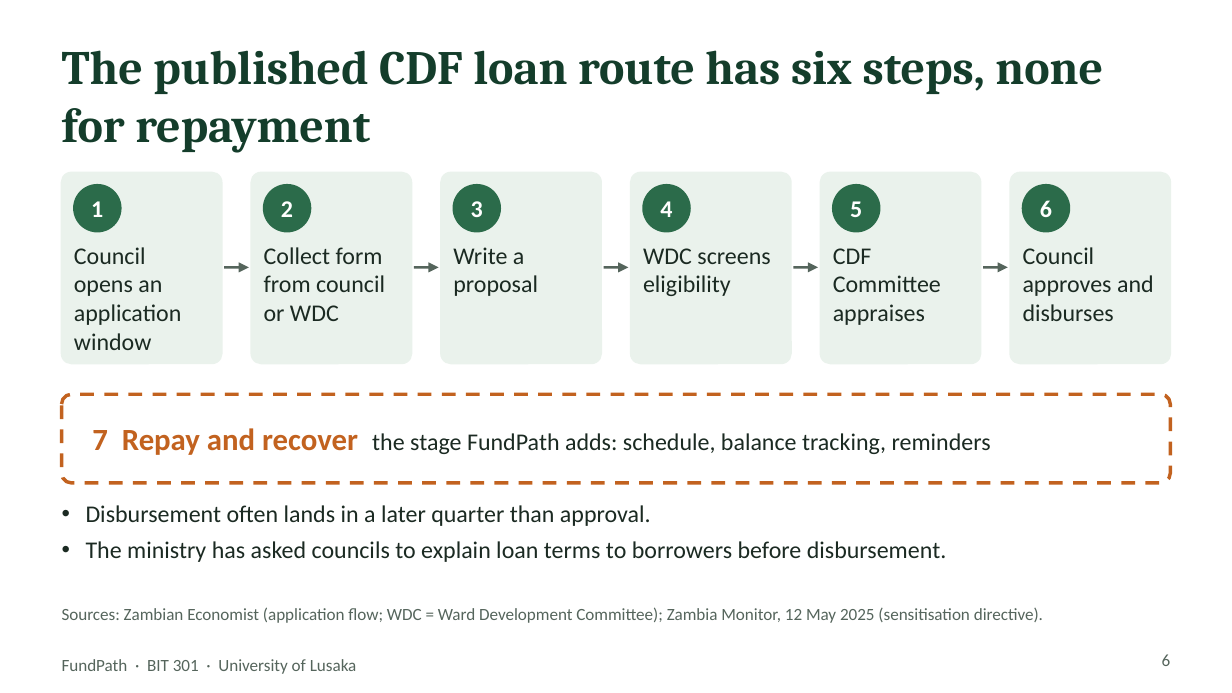
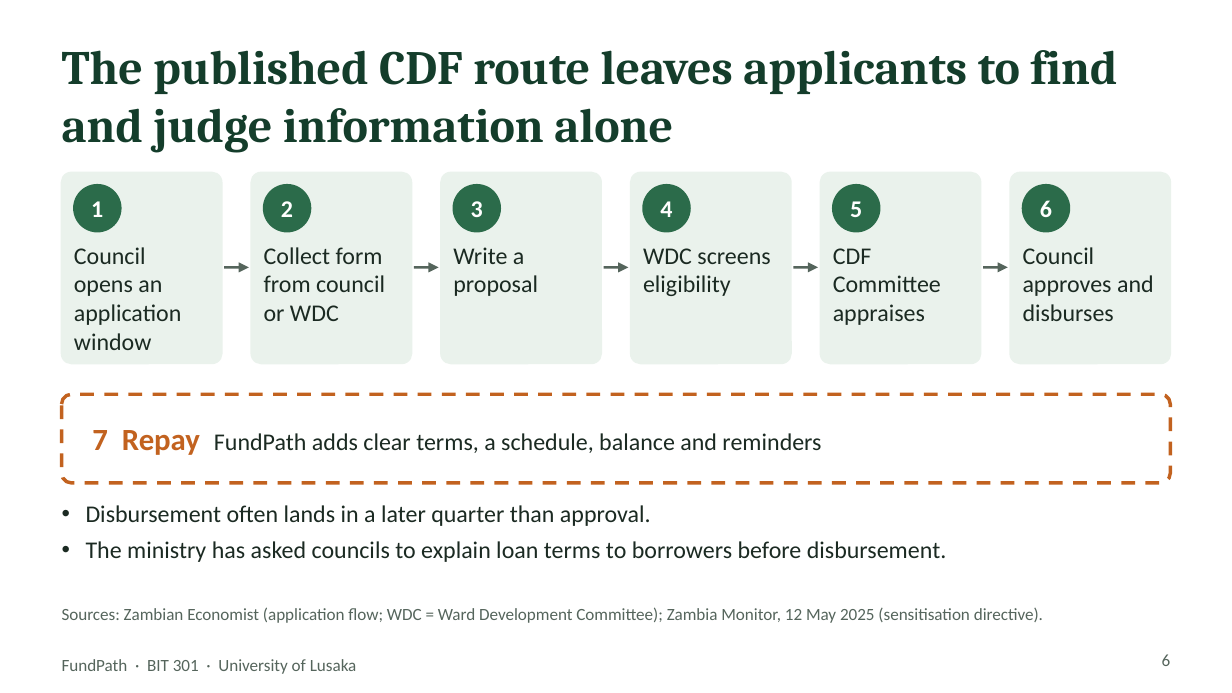
Before and after one commit to mwemmz/cdf-project, a slide deck: slide 6 of docs/presentation/FundPath_CDF_Academic_Deck.pptx. Drawn at 1232x693 pixels with LibreOffice and Linux fonts; fonts in the diff are those of the drawing. Boxes give left, top, right and bottom in pixels: in the first picture for what was removed or moved away, otherwise in the second. Text is boxed around its words. In the diff, an @@ line names an element or a change of style, - is before the commit and + after.

```diff
--- a/docs/presentation/FundPath_CDF_Academic_Deck.pptx
+++ b/docs/presentation/FundPath_CDF_Academic_Deck.pptx
@@ title at <box>62,50,1117,152</box>: text changed @@
-The published CDF loan route has six steps, none for repayment
+The published CDF route leaves applicants to find and judge information alone
@@ text at <box>92,430,821,455</box>: text changed @@
-7 Repay and recover the stage FundPath adds: schedule, balance tracking, reminders
+7 Repay FundPath adds clear terms, a schedule, balance and reminders
```
Also in this commit, not shown: 8 other slides changed, 4 other files.
